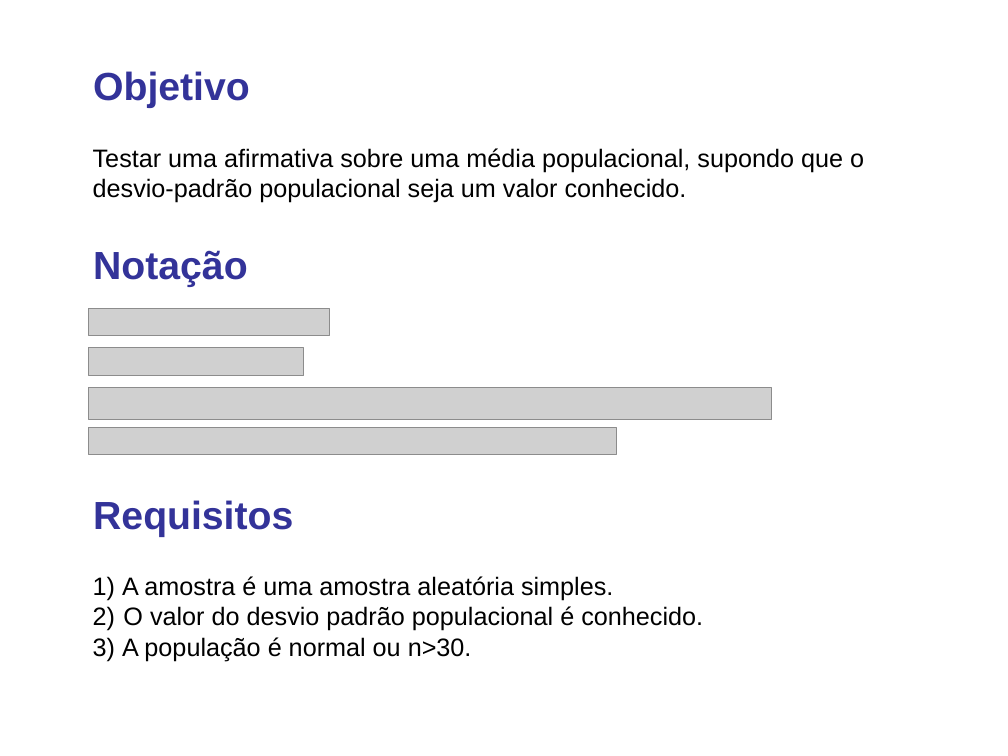
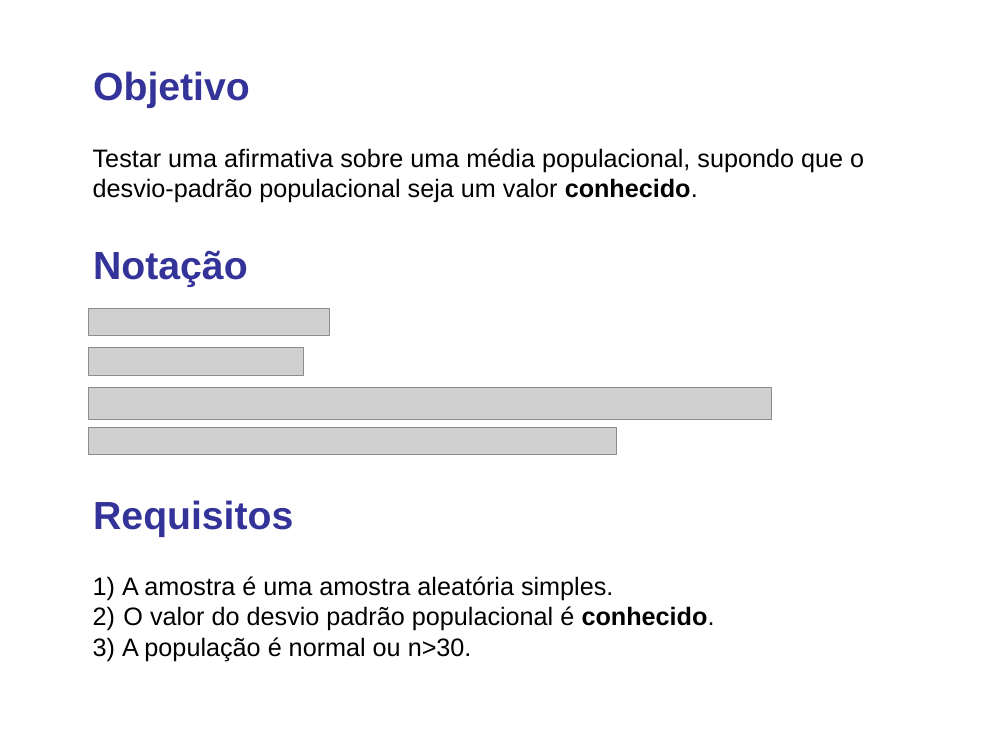
Before and after one commit to lansaviniec/estatistica, a slide deck: slide 9 of 8 teste_de_hipotese.ppt. Drawn at 1008x756 pixels with LibreOffice and Linux fonts; fonts in the diff are those of the drawing; grey boxes stand for pictures. Boxes give left, top, right and bottom in pixels: in the first picture for what was removed or moved away, otherwise in the second. Text is boxed around its words. In the diff, an @@ line names an element or a change of style, - is before the commit and + after.

```diff
--- a/8 teste_de_hipotese.ppt
+++ b/8 teste_de_hipotese.ppt
@@ text "Testar uma afirmativa sobre uma ..." at [93,148,864,203]: bold on in "conhecido." @@
@@ text at [123,606,715,631]: bold on in "conhecido." @@
```
Also in this commit, not shown: 7 other slides changed, 12 slides added, 1 slide removed, 1 other file.
